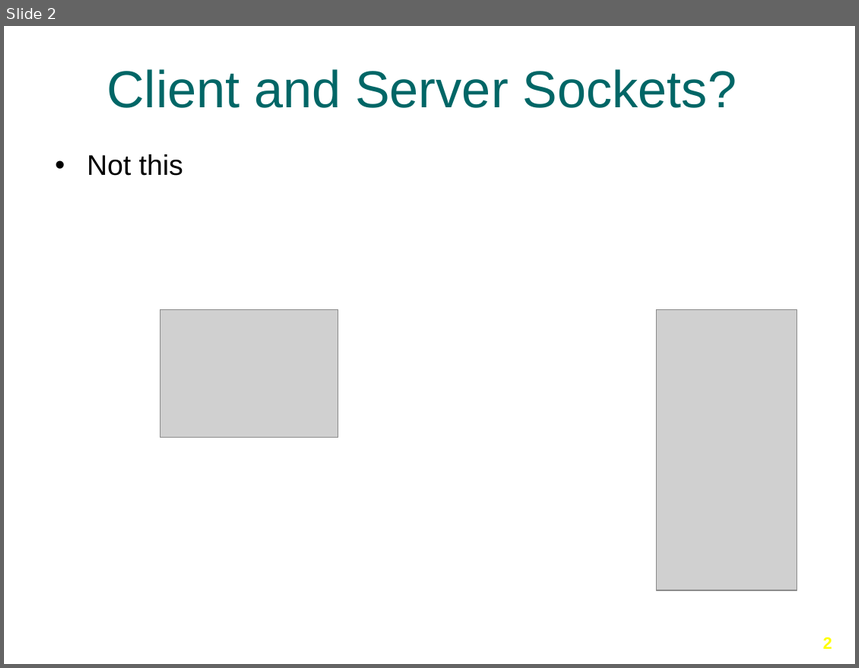
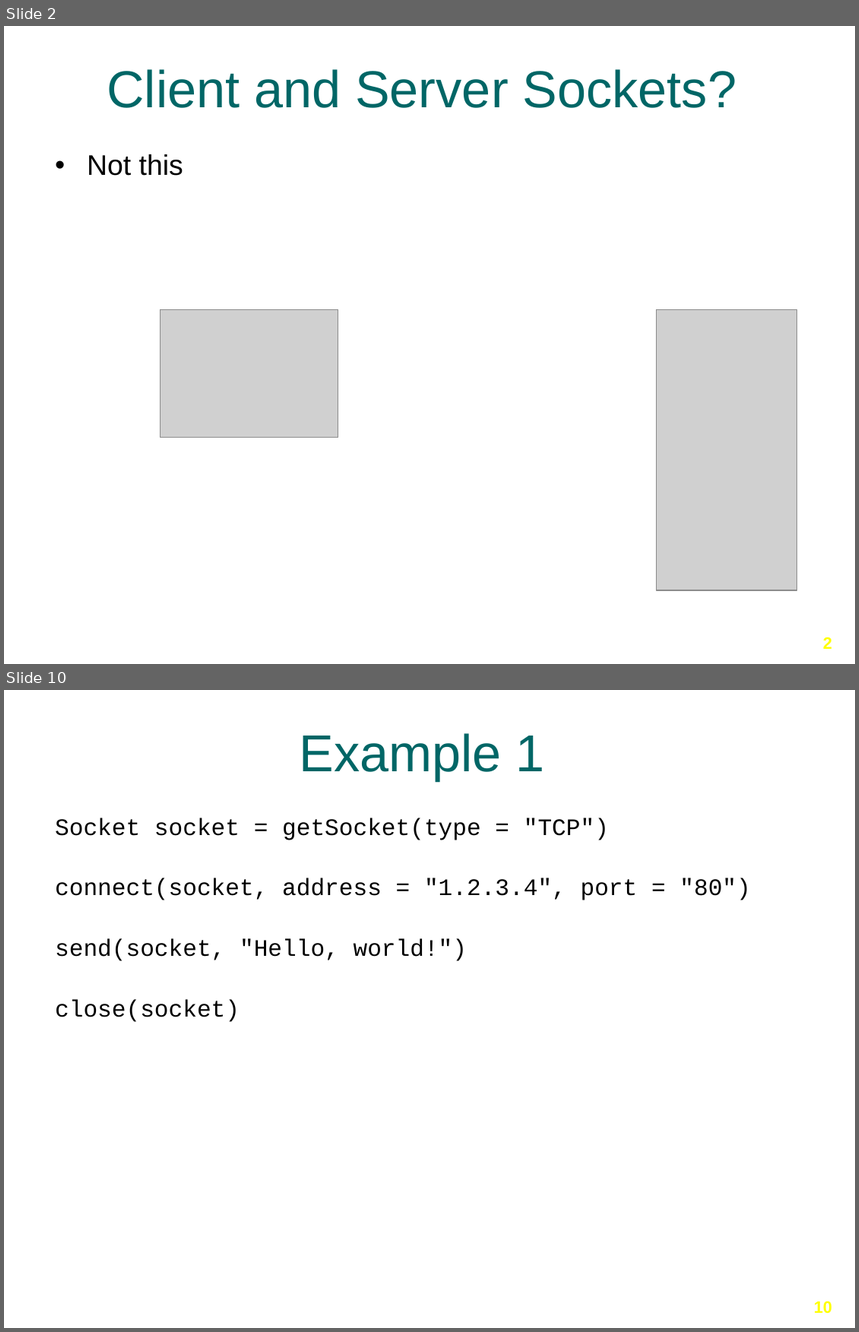
Before and after one commit to Ansilacerda/CIT360-Portfolio, a slide deck: Presentations/Client and Server Sockets/Client-Server-Sockets.pptx. Shown one above the other, each under a label of ours: slide 2 before the commit, slides 2 and 10 after it; the slides between them are not shown. The pictures are 859x668 and 859x1332 pixels, drawn with LibreOffice and Linux fonts; fonts in the diff are those of the drawing; grey boxes stand for pictures; background and template pictures are left out. Boxes give left, top, right and bottom in pixels: in the first picture for what was removed or moved away, otherwise in the second. Text is boxed around its words. In the diff, an @@ line names an element or a change of style, - is before the commit and + after.

```diff
--- a/Presentations/Client and Server Sockets/Client-Server-Sockets.pptx
+++ b/Presentations/Client and Server Sockets/Client-Server-Sockets.pptx
@@ slide 10 added at [4, 690, 855, 1328], background picture (left out) @@
@@ title added at [300, 733, 545, 781], 44 pt, text #006666 @@
+Example 1
@@ text added at [55, 818, 750, 1022], 20 pt, text #000000 @@
+Socket socket = getSocket(type = "TCP")
+connect(socket, address = "1.2.3.4", port = "80")
+send(socket, "Hello, world!")
+close(socket)
@@ page number added at [814, 1302, 832, 1314], 14 pt, text #FFFF00, bold @@
+10
```
Also in this commit, not shown: 1 slide changed, 8 other slides added, 8 slides removed, 23 other files.
